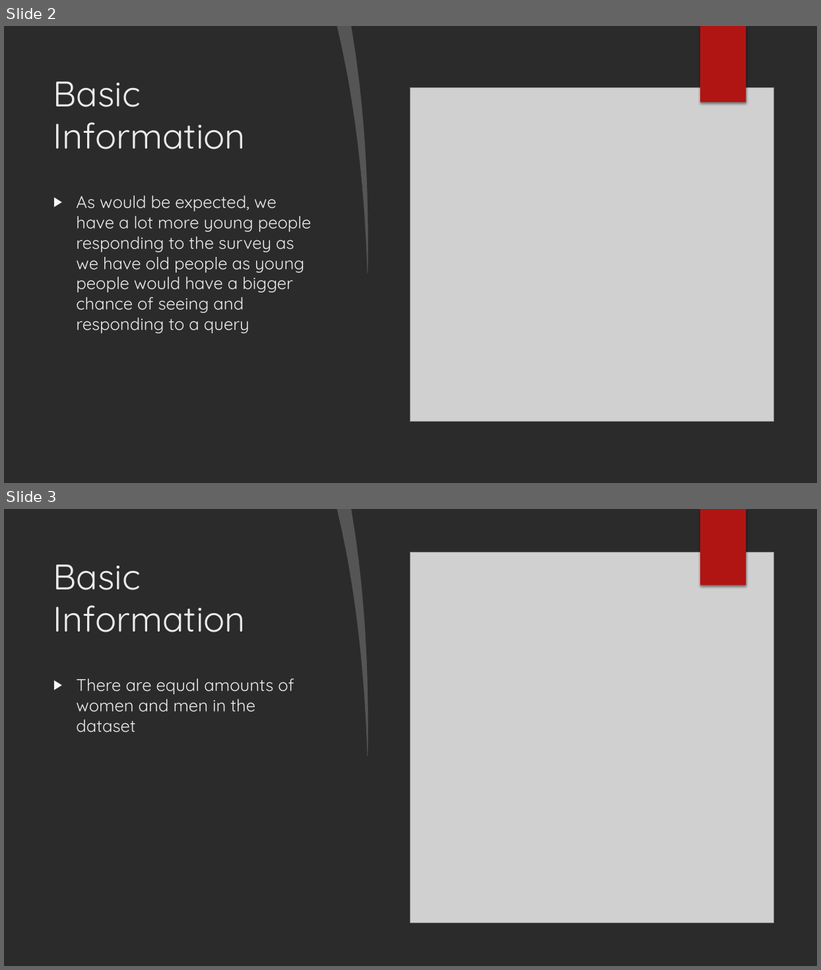
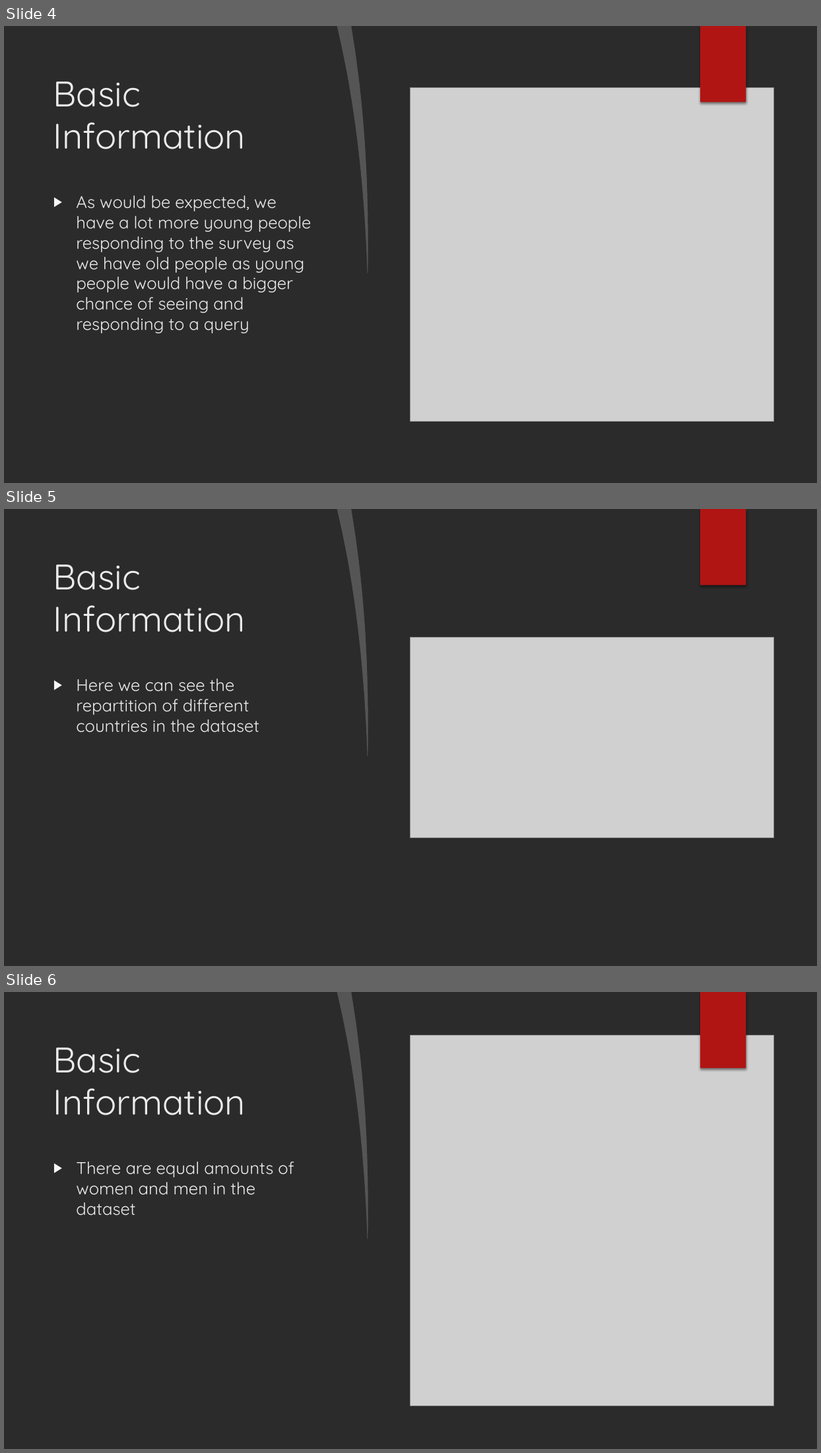
Before and after one commit to FearlessClock/PythonDataAnalyste, a slide deck: Drug consuption Pieter Algera.pptx. Shown one above the other, each under a label of ours: slides 2 and 3 before the commit, slides 4, 5 and 6 after it. The pictures are 821x970 and 821x1453 pixels, drawn with LibreOffice and Linux fonts; fonts in the diff are those of the drawing; grey boxes stand for pictures; background and template pictures are left out; a plain dark background stands for a picture behind light text. Boxes give left, top, right and bottom in pixels: in the first picture for what was removed or moved away, otherwise in the second. Text is boxed around its words. In the diff, an @@ line names an element or a change of style, - is before the commit and + after.

```diff
--- a/Drug consuption Pieter Algera.pptx
+++ b/Drug consuption Pieter Algera.pptx
@@ slide 5 added at bbox=[4, 509, 817, 966], background picture (left out); not listed: 1 template element that a slide beside it also shows @@
@@ freeform shape added at bbox=[337, 509, 374, 757], fill #FFFFFF at 20% opacity @@
@@ freeform shape added at bbox=[351, 509, 441, 966], fill #FFFFFF @@
@@ rectangle added at bbox=[411, 509, 817, 966], fill #FFFFFF @@
@@ rectangle added at bbox=[700, 509, 746, 586], fill #B01513 @@
@@ title added at bbox=[54, 564, 246, 632], 42 pt, text #EBEBEB @@
+Basic Information
@@ picture added at bbox=[411, 637, 774, 838] @@
@@ text added at bbox=[76, 679, 259, 733], 20 pt, text #EBEBEB @@
+▶ Here we can see the repartition of different countries in the dataset
@@ what was slide 2 is now slide 4 @@
@@ what was slide 3 is now slide 6 @@
```
Also in this commit, not shown: 3 slides changed, 11 other slides added, 1 other file.
